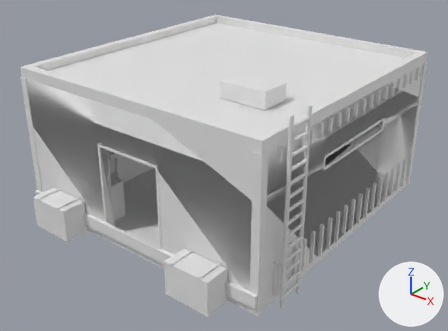
An edit to the OBJ model lobo-infinity-portal/public/assets/maps/asterion-campus-20261105-r2/security-exterior.obj, drawn before and after from the same camera.
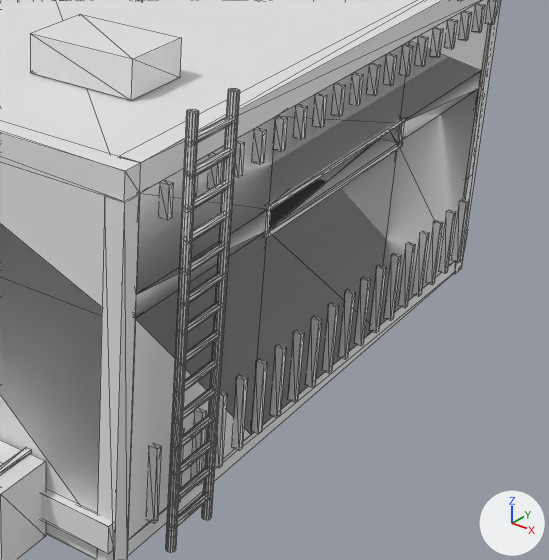
Each version appears first whole from a 50 mm camera at (7.12, -9.14, 6.3) aimed at (0.25, -0.55, 0.98), and next in a close-up on the part from 46% to 100% of the width and 20% to 94% of the height. The lights are fixed; the arrows at lower right show +X, +Y and +Z. The last two pictures show the newer version. The close-ups show mesh edges as thin lines. Where no turn or scale is listed for an object, it has been applied to the vertices.

In view in the first close-up: 'security-exterior'.
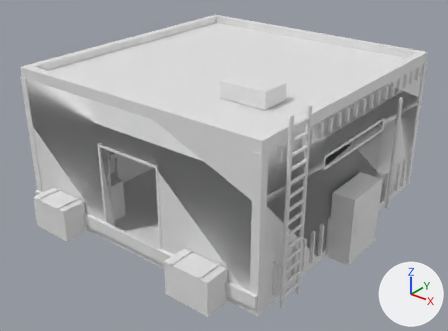
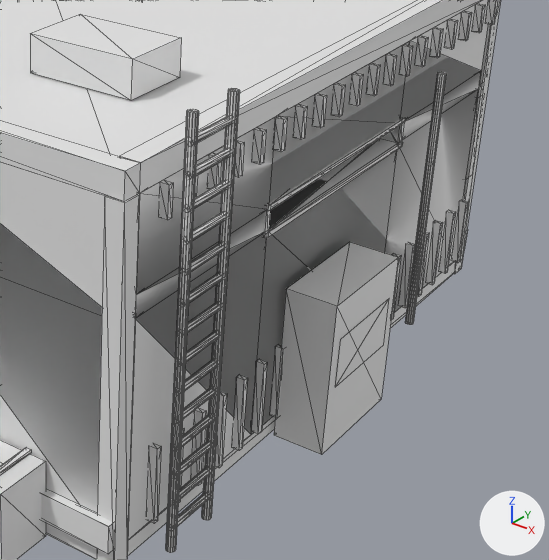
Where the change shows, as pixel boxes [x1, y1, x2, y2] in the close-ups (549 x 560 px):
part 1 of me_security_exterior, added
    after: [274, 242, 399, 455]
part 2 of me_security_exterior, added
    after: [405, 72, 446, 325]
part 3 of me_security_exterior, added
    after: [336, 299, 389, 386]

Edits to the bpy script that builds the scene:
```text
Change me_security_exterior:
    used by ob_security_exterior; location = (0.0, 0.0, 0.0)
    verts and faces of me_security_exterior; kept vertices keep their numbers, new ones are numbered from 1636
    remove me_security_exterior.from_pydata(...)  # 1636 vertices, 2854 faces; spans x -2.79..2.95, y -3.34..2.97, z 0.0..3.25
    add me_security_exterior.from_pydata(...)  # 1674 vertices, 2916 faces; spans x -2.79..3.19, y -3.34..2.97, z 0.0..3.25
    me_security_exterior part 1: a new loose piece, a box spanning x 2.77..3.18, y -0.75..0.25, z 0.0..1.3
    me_security_exterior part 2: a new loose piece, a 12-sided cylinder along z spanning x 2.88..2.95, y 1.265..1.335, z 0.15..2.45
    me_security_exterior part 3
    add verts[1636] = (3.19, -0.65, 0.56)  # pixel (335, 387)
    add verts[1637] = (3.19, 0.15, 0.56)  # pixel (383, 344)
    add verts[1638] = (3.19, 0.15, 0.98)  # pixel (389, 298)
    add verts[1639] = (3.19, -0.65, 0.98)  # pixel (340, 339)
    add faces += [(1636, 1637, 1638), (1636, 1638, 1639)]
```
